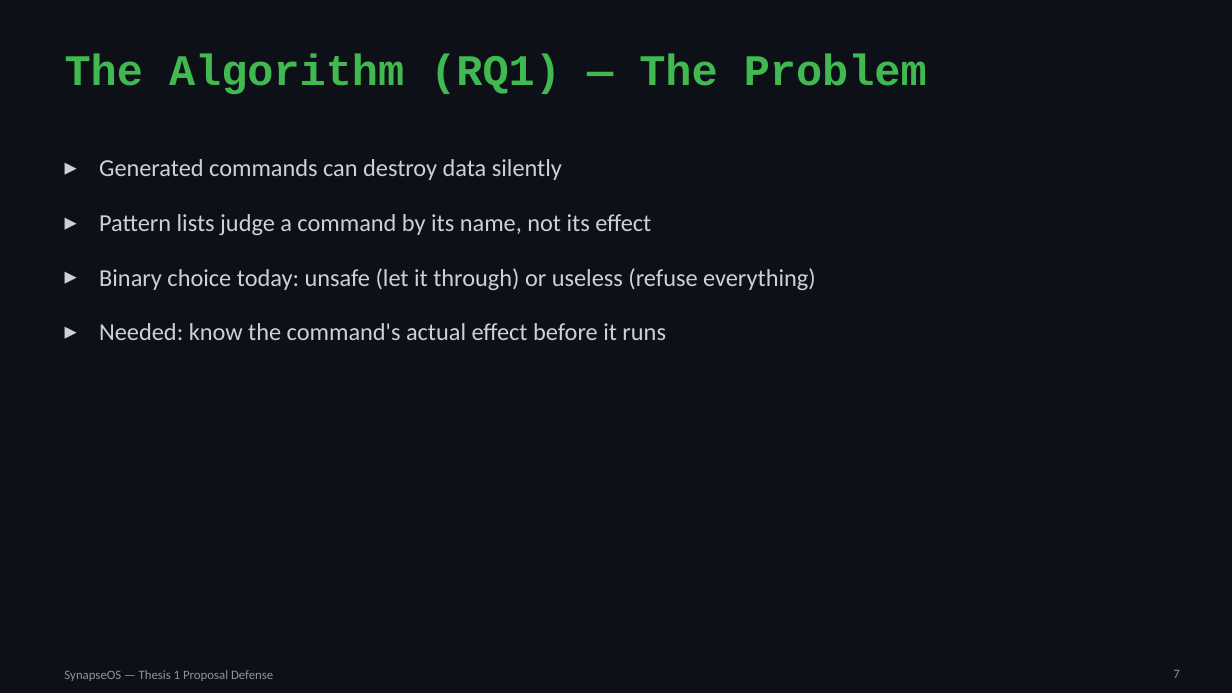
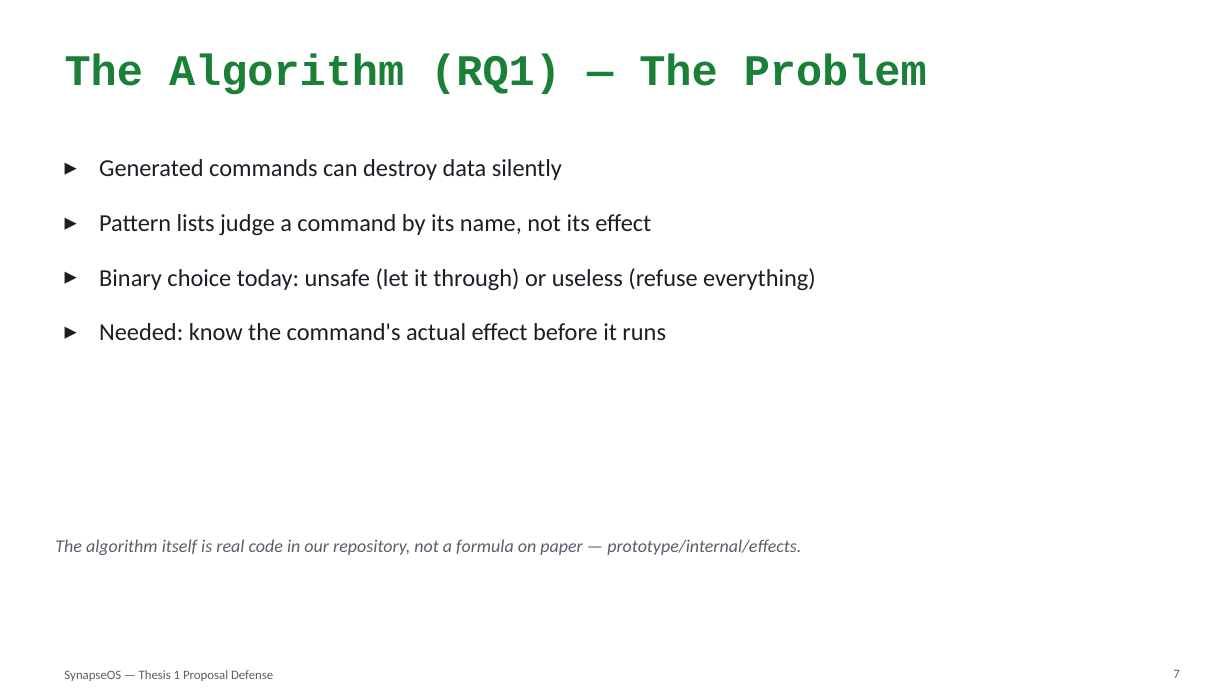
Before and after one commit to willardcsoriano/thesis, a slide deck: slide 7 of thesis 1/defense/SynapseOS_Proposal_Defense.pptx. Drawn at 1232x693 pixels with LibreOffice and Linux fonts; fonts in the diff are those of the drawing. Boxes give left, top, right and bottom in pixels: in the first picture for what was removed or moved away, otherwise in the second. Text is boxed around its words. In the diff, an @@ line names an element or a change of style, - is before the commit and + after.

```diff
--- a/thesis 1/defense/SynapseOS_Proposal_Defense.pptx
+++ b/thesis 1/defense/SynapseOS_Proposal_Defense.pptx
@@ background #0D1117 to #FFFFFF @@
@@ title "The Algorithm (RQ1) — The ..." at box(65, 53, 927, 95): text colour #3FB950 to #1A7F37 @@
@@ text "Generated commands can destroy data ..." at box(99, 159, 816, 340): text colour #C9D1D9 to #1A1F26 @@
@@ text added at box(55, 539, 801, 555), 14 pt, text #57606A, italic @@
+The algorithm itself is real code in our repository, not a formula on paper — prototype/internal/effects.
@@ text "SynapseOS — Thesis 1 Proposal ..." at box(64, 670, 273, 681): text colour #8B949E to #57606A @@
@@ page number at box(1173, 670, 1179, 678): text colour #8B949E to #57606A @@
```
Also in this commit, not shown: 14 other slides changed, 1 slide added, 1 slide removed, 4 other files.
